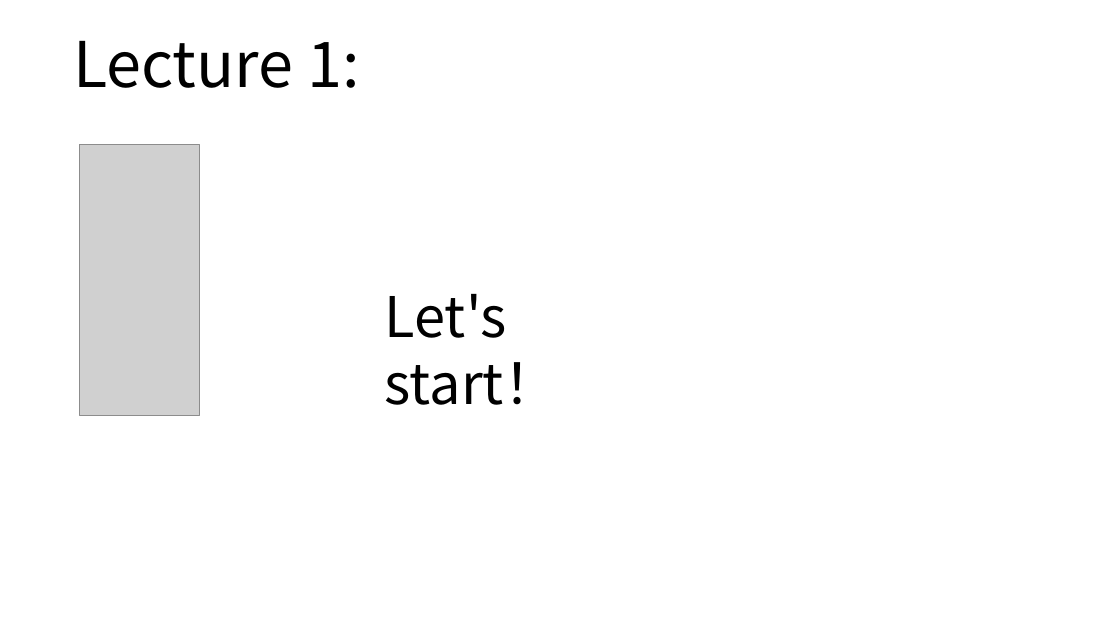
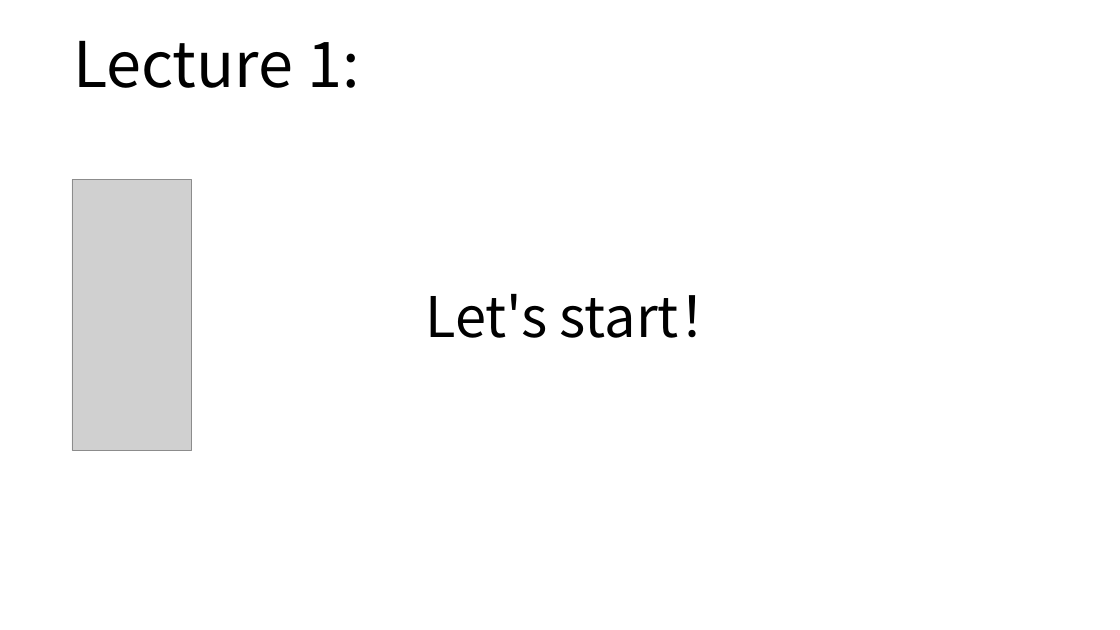
Before and after one commit to sunshaobin/graphical-course, a slide deck: slide 7 of courseware-materials/lecture1/graphical-course-lecture1.pptx. Drawn at 1120x630 pixels with LibreOffice and Linux fonts; fonts in the diff are those of the drawing; grey boxes stand for pictures. Boxes give left, top, right and bottom in pixels: in the first picture for what was removed or moved away, otherwise in the second. Text is boxed around its words. In the diff, an @@ line names an element or a change of style, - is before the commit and + after.

```diff
--- a/courseware-materials/lecture1/graphical-course-lecture1.pptx
+++ b/courseware-materials/lecture1/graphical-course-lecture1.pptx
@@ picture moved from (x1=80, y1=145, x2=199, y2=415) to (x1=72, y1=180, x2=192, y2=450) @@
@@ text "Let's start！" rewrapped from (x1=385, y1=294, x2=560, y2=405) to (x1=426, y1=294, x2=735, y2=338) @@
```
Also in this commit, not shown: 15 other slides changed, 1 other file.
